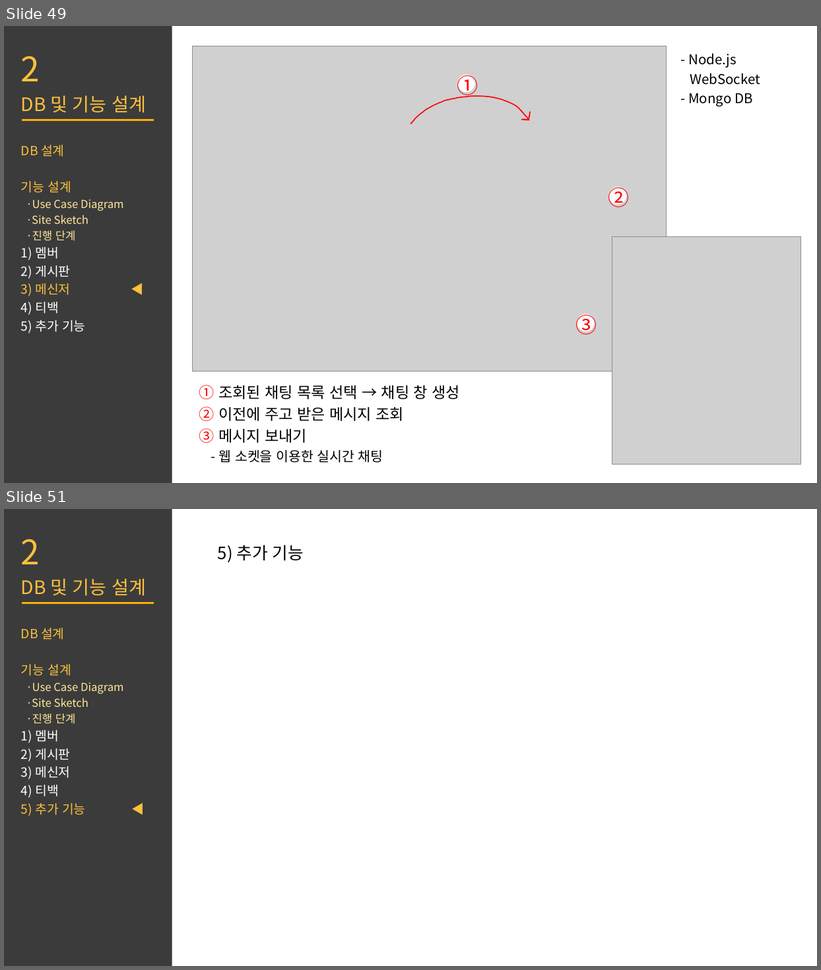
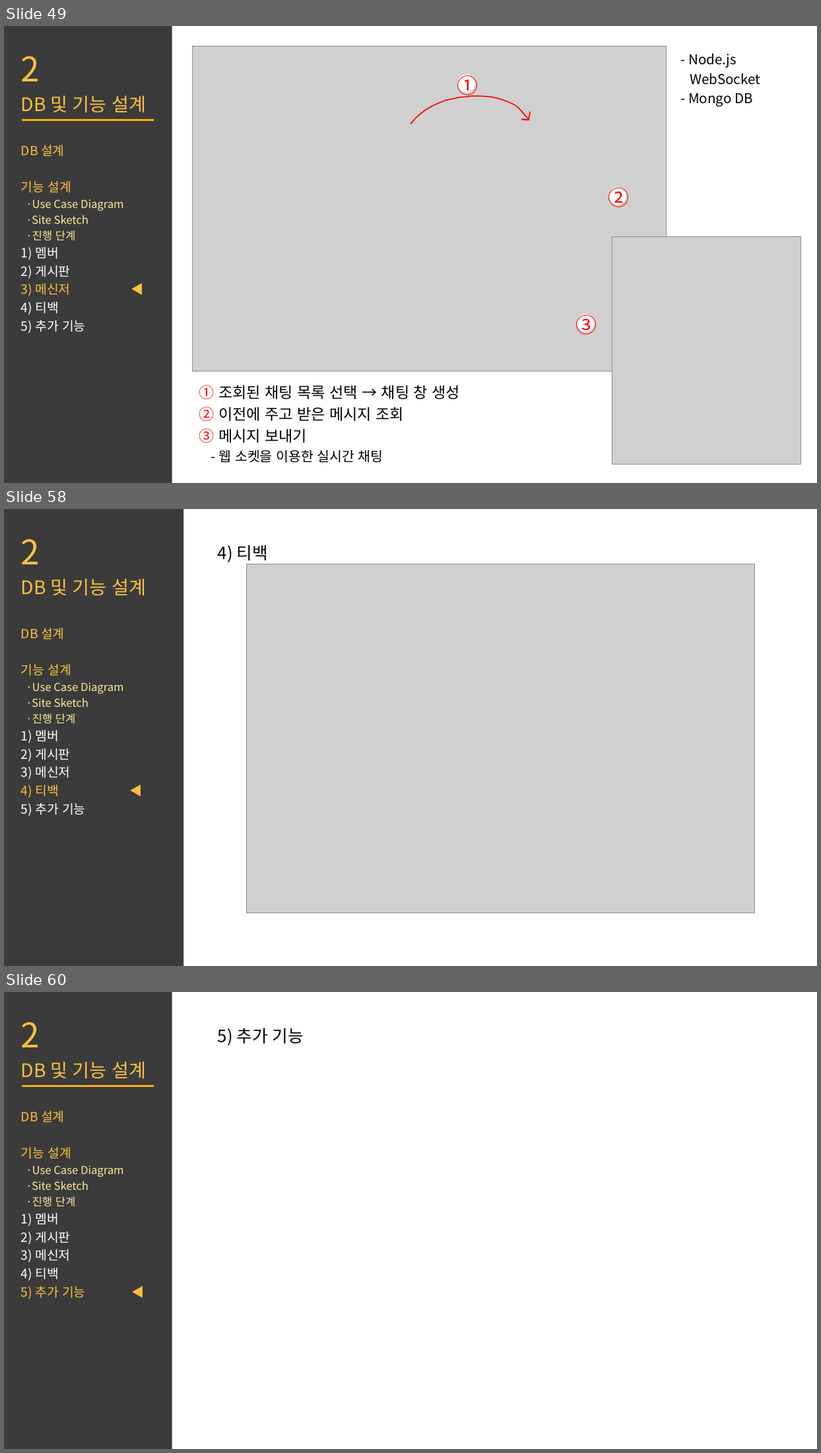
Before and after one commit to qaws2921/starthink, a slide deck: ppt_중간발표_수정/2_중간 발표.pptx. Shown one above the other, each under a label of ours: slides 49 and 51 before the commit, slides 49, 58 and 60 after it; the slides between them are not shown. The pictures are 821x970 and 821x1453 pixels, drawn with LibreOffice and Linux fonts; fonts in the diff are those of the drawing; grey boxes stand for pictures. Boxes give left, top, right and bottom in pixels: in the first picture for what was removed or moved away, otherwise in the second. Text is boxed around its words. In the diff, an @@ line names an element or a change of style, - is before the commit and + after.

Commit message:
모임 추가

```diff
--- a/ppt_중간발표_수정/2_중간 발표.pptx
+++ b/ppt_중간발표_수정/2_중간 발표.pptx
@@ slide 58 added at [4, 509, 817, 966], background #FFFFFF @@
@@ rectangle added at [4, 509, 184, 966], fill #262626 at 90% opacity @@
@@ text added at [21, 539, 147, 817], 15 pt, text #FFE699 @@
+2
+DB 및 기능 설계
+DB 설계
+기능 설계
+·Use Case Diagram
+·Site Sketch
+·진행 단계
+1) 멤버
+2) 게시판
+3) 메신저
+4) 티백 ◀
+5) 추가 기능
@@ text added at [218, 545, 267, 562], 20 pt, text #000000 @@
+4) 티백
@@ picture added at [247, 564, 755, 914] @@
@@ what was slide 51 is now slide 60 @@
```
Also in this commit, not shown: 1 slide changed, 8 other slides added.
